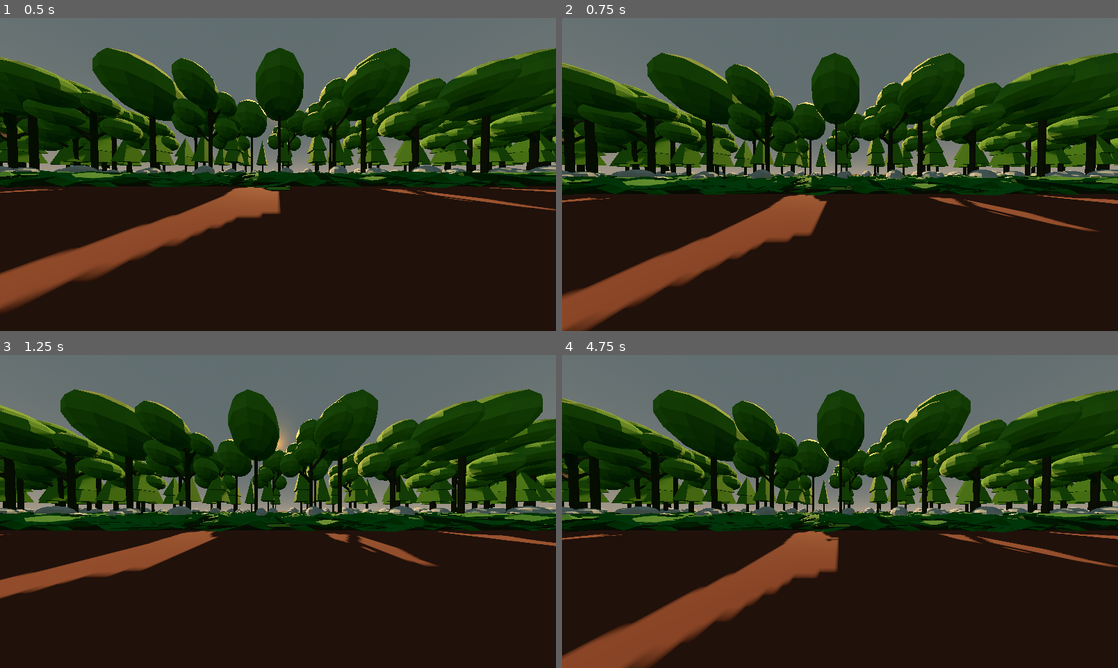
Above: before the commit, frames 1-4 (two rows, left to right).
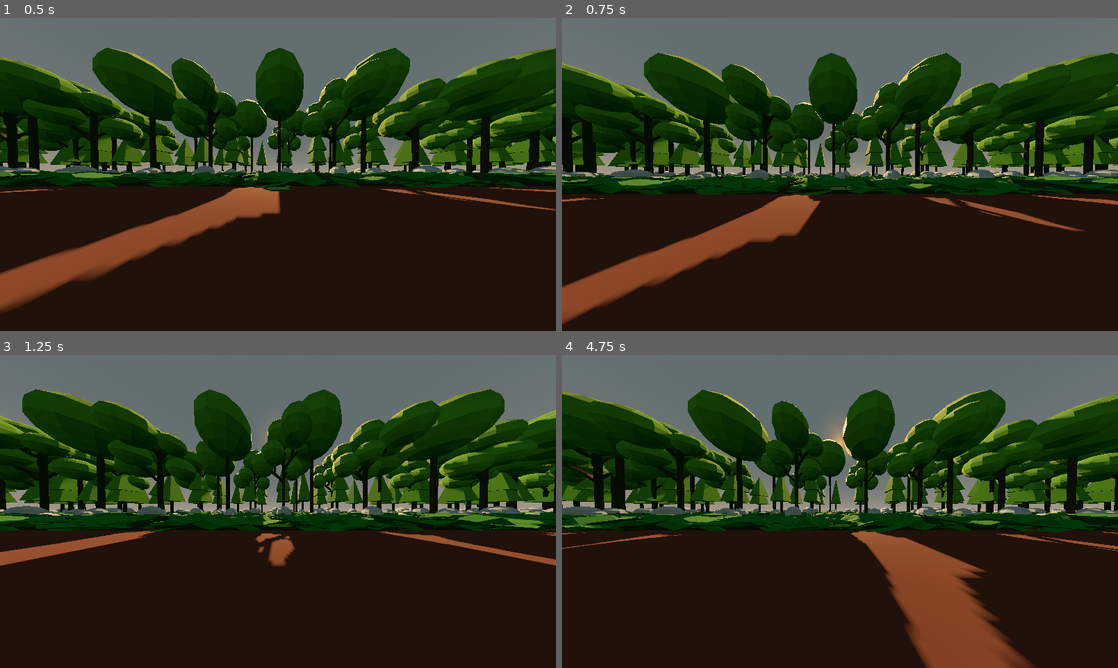
Above: after the commit, the same moments.

Repository: Isaac-Salas/SnikSnakSnek
Game: Godot game, scene res://scenes/Demo.tscn
The game is run twice, just before and just after one commit, with the same random seed, the same clock (stepped at 60 frames per second) and the same inputs. This scene is started directly instead of the project's main scene.
Inputs:
- Up to frame 1 (0.5 s): no input
- Up to frame 2 (0.75 s): tap Enter (ui_accept) at 0.5 s; hold Right (ui_right) from 0.53 s (still down); hold Shift (RUN) from 0.53 s (still down)
- Up to frame 3 (1.25 s): keep holding Right (ui_right); keep holding Shift (RUN); tap Enter (ui_accept) at 0.77 s
- Up to frame 4 (4.75 s): release Right (ui_right) at 1.28 s; release Shift (RUN) at 1.28 s; hold Down (ui_down) 1.28-2.03 s; tap Shift (RUN) at 1.35, 2.85, 4.35 s; tap Enter (ui_accept) at 1.52, 3.02, 3.77, 4.52 s; hold Right (ui_right) 2.03-2.78 s; hold Shift (RUN) 2.03-2.78 s; hold Up (ui_up) 2.78-3.53 s; hold Shift (RUN) 3.53-4.28 s; hold Left (ui_left) from 3.53 s (still down)

Frame 1 is identical in both runs. In frame 2, 10% of the frame differs, in the area x 0-100%, y 11-100%; in frame 3, 28%; in frame 4, 38%.

Commit message:
Momentum kinda good

Diff:
--- a/scenes/Demo.tscn
+++ b/scenes/Demo.tscn
@@ -36,6 +36,8 @@
 
 [node name="Snake" parent="." instance=ExtResource("1_e228u")]
 transform = Transform3D(1, 0, 0, 0, 1, 0, 0, 0, 1, -9.35849, 0.0368171, -0.503796)
+max_momentum = 50.0
+momentum_step = 0.5
 
 [node name="Camera3D" type="Camera3D" parent="Snake"]
 transform = Transform3D(1, 0, 0, 0, 0.999937, 0.0111873, 0, -0.0111873, 0.999937, 0, 1.36817, 6.02913)
--- a/scenes/character_body_3d.gd
+++ b/scenes/character_body_3d.gd
@@ -1,20 +1,27 @@
 extends CharacterBody3D
 class_name SnakePlayer
 @onready var ANIMATION: AnimatedSprite3D = $AnimatedSprite3D
+@export var max_momentum : float = 20.0
+@export var momentum_step : float = 0.1
 
 var Snakes = 1
 const SPEED = 5.0
 const JUMP_VELOCITY = 4.5
 var running = false
-var MOMENTUM = 0.1
+
+@onready var MOMENTUM : float = momentum_step
 
 
 func _physics_process(delta: float) -> void:
+	print(MOMENTUM)
+	if running == false:
+		if MOMENTUM > momentum_step :
+			MOMENTUM -= momentum_step
 	# Add the gravity.
 	if not is_on_floor():
 		velocity += get_gravity() * delta
 
-	print(running)
+	#print(running)
 	if Input.is_action_pressed("RUN"):
 		running = true
 	else:
@@ -38,15 +45,12 @@
 		ANIMATION.play("run")
 
 		if running ==  true:
-			print(MOMENTUM)
 			velocity.x = direction.x * (SPEED+MOMENTUM)
 			#velocity.z = direction.z * (SPEED+MOMENTUM)
-			if MOMENTUM < 10:
-				MOMENTUM += 0.1
+			if MOMENTUM < max_momentum:
+				MOMENTUM += momentum_step
 
 		else:
-			if MOMENTUM > 0.1 :
-				MOMENTUM -= 0.1
 
 			velocity.x = direction.x * (SPEED+MOMENTUM)
 			#velocity.z = direction.z * SPEED+MOMENTUM/2
